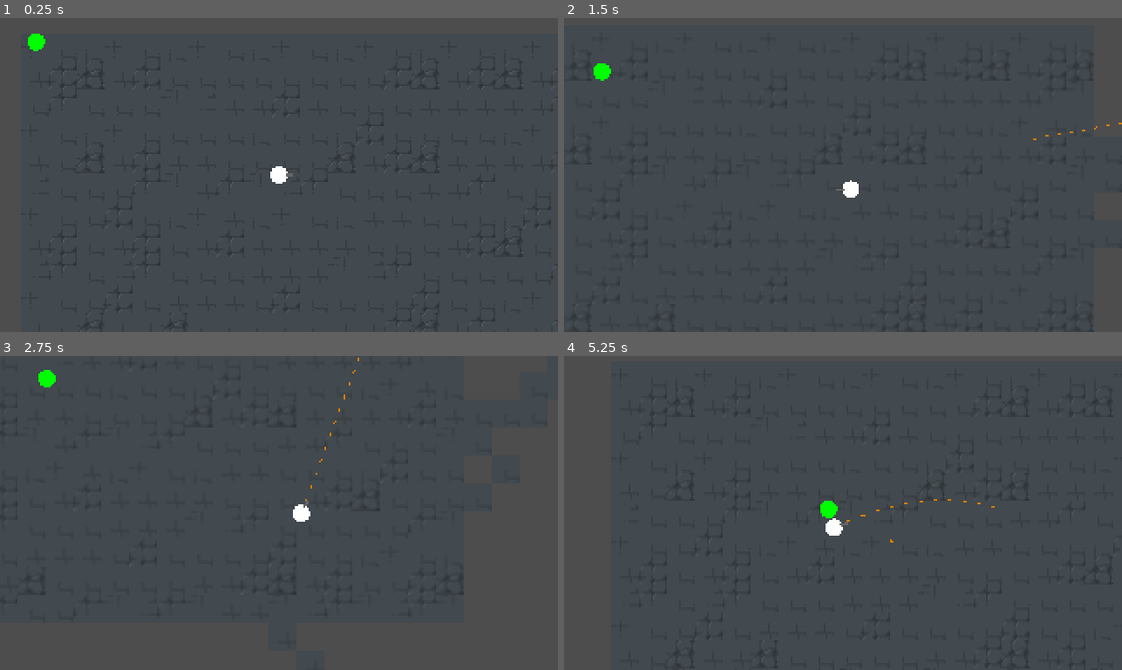
Above: before the commit, frames 1-4 (two rows, left to right).
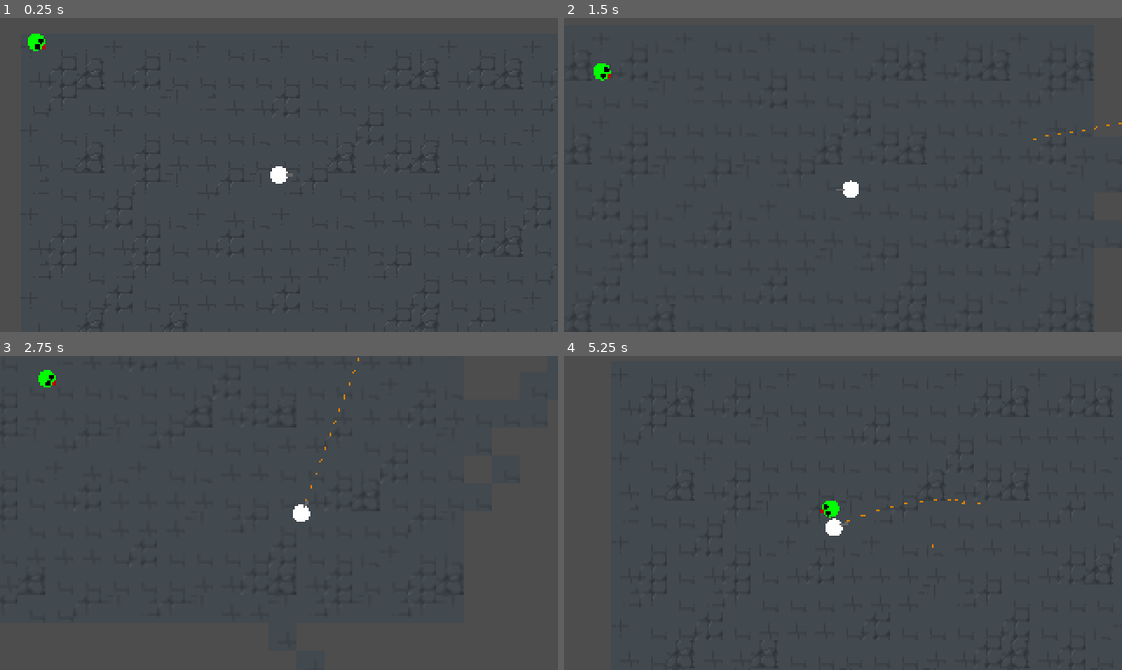
Above: after the commit, the same moments.

Repository: Spookyinator/TroglodyteCSGame
Game: Godot game, scene res://World/level.tscn
The game is run twice, just before and just after one commit, with the same random seed, the same clock (stepped at 60 frames per second) and the same inputs. The project has no main scene, so this scene is started directly.
Inputs (mouse positions are in pixels of both pictures, inside the frame that each line leads up to):
- Up to frame 1 (0.25 s): no input
- Up to frame 2 (1.5 s): move the mouse to (965, 159) at 0.52 s; press the mouse at (965, 159) at 0.53 s; hold D (Right) 0.53-1.28 s; move the mouse to (731, 190) at 1.27 s; release the mouse at (731, 190) at 1.28 s; hold S (Down) from 1.28 s (still down); tap Shift (slide) at 1.35 s
- Up to frame 3 (2.75 s): move the mouse to (334, 443) at 2.02 s; release S (Down) at 2.03 s; press the mouse at (334, 443) at 2.03 s; hold D (Right) from 2.03 s (still down)
- Up to frame 4 (5.25 s): move the mouse to (815, 575) at 2.77 s; release D (Right) at 2.78 s; release the mouse at (815, 575) at 2.78 s; hold W (Up) 2.78-3.53 s; tap Shift (slide) at 2.85, 4.35 s; move the mouse to (1010, 560) at 3.52 s; press the mouse at (1010, 560) at 3.53 s; hold A (Left) 3.53-5.03 s; move the mouse to (675, 465) at 4.27 s; release the mouse at (675, 465) at 4.28 s; move the mouse to (870, 513) at 5.02 s; press the mouse at (870, 513) at 5.03 s; hold S (Down) from 5.03 s (still down)

The runs differ from the first frame. In frame 1, less than 0.1% of the frame differs, in the area x 6-9%, y 6-10%; in frame 2, less than 0.1%; in frame 3, less than 0.1%; in frame 4, less than 0.1%, in the area x 45-78%, y 45-62%.

Commit message:
gave zombie a face and made it angle towards player as it moved
really easy, just use the look_at function

Diff:
--- a/CSPGame/Enemies/enemyTest.gd
+++ b/CSPGame/Enemies/enemyTest.gd
@@ -18,6 +18,7 @@
 	#var distance = position.distance_to(player.global_position)
 	#print("Velocity: "+str(movement_vector))
 	#print("dist from player:"+str(distance))
+	look_at(targetPos)
 	move_and_slide()
 
 func stop():
--- a/CSPGame/Enemies/enemyTest.tscn
+++ b/CSPGame/Enemies/enemyTest.tscn
@@ -7,10 +7,14 @@
 [sub_resource type="CircleShape2D" id="CircleShape2D_wmd5o"]
 radius = 10.4167
 
+[sub_resource type="SphereMesh" id="SphereMesh_wy2t0"]
+
+[sub_resource type="SphereMesh" id="SphereMesh_sw7tp"]
+
 [node name="Zombie" type="CharacterBody2D"]
 script = ExtResource("1_4vnej")
 
-[node name="MeshInstance2D" type="MeshInstance2D" parent="."]
+[node name="Skin" type="MeshInstance2D" parent="."]
 modulate = Color(0, 1, 0, 1)
 scale = Vector2(10, 10)
 mesh = SubResource("SphereMesh_j2pa0")
@@ -19,3 +23,21 @@
 modulate = Color(0, 0.392157, 0.309804, 1)
 scale = Vector2(0.48, 0.48)
 shape = SubResource("CircleShape2D_wmd5o")
+
+[node name="Eye1" type="MeshInstance2D" parent="."]
+modulate = Color(0, 0, 0, 1)
+position = Vector2(2, 2)
+scale = Vector2(3.0034, 3)
+mesh = SubResource("SphereMesh_wy2t0")
+
+[node name="Eye2" type="MeshInstance2D" parent="."]
+modulate = Color(0, 0, 0, 1)
+position = Vector2(2, -2)
+scale = Vector2(3.0034, 3)
+mesh = SubResource("SphereMesh_wy2t0")
+
+[node name="Mouth" type="MeshInstance2D" parent="."]
+modulate = Color(0.741176, 0, 0, 1)
+position = Vector2(5, 0.500001)
+scale = Vector2(2.00227, 3)
+mesh = SubResource("SphereMesh_sw7tp")
Not shown: 1 places in CSPGame/Enemies/enemyTest.tscn that only renumber resources
